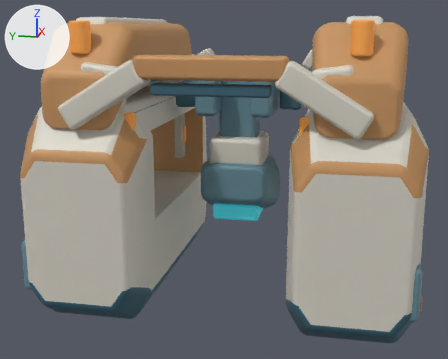
Before and after pictures for a commit that changed the Blender file space-battleship/art_sources/planet_facilities_v5/equipment.blend.
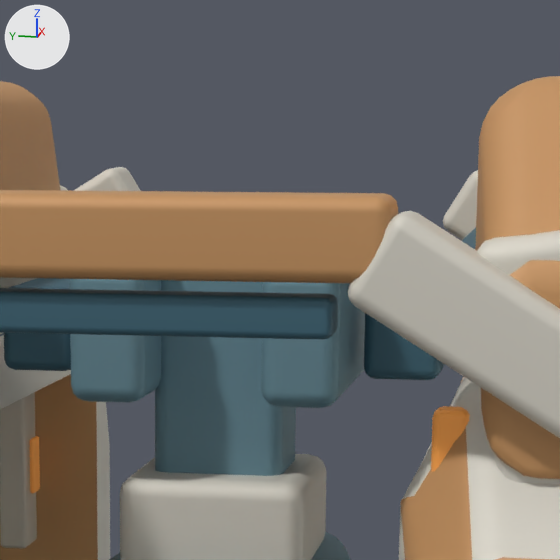
Each version is shown whole from a 50 mm camera at (-4.62, -0.8, 1.71) aimed at (-0.07, 0.11, 0.57), then close up on the part from 39% to 75% of the width and 0% to 45% of the height. The lights are fixed; the arrows at upper left show +X, +Y and +Z. The older version's two pictures come first.

Names of what the first close-up shows: 'End portal ivory shoulder left', 'Moving dark carriage track', 'Moving dark carriage track.001', 'Open bay orange head rail', 'Open bay orange head rail.001', 'Portal crown edge', 'Portal soffit', 'Ring-through workshop pressure shell', 'Ring-through workshop pressure shell.001', 'Tool ivory collar', 'Tool moving mast', 'Window jamb inner armor.003' and 10 more.
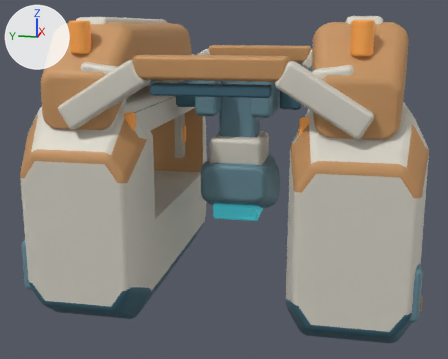
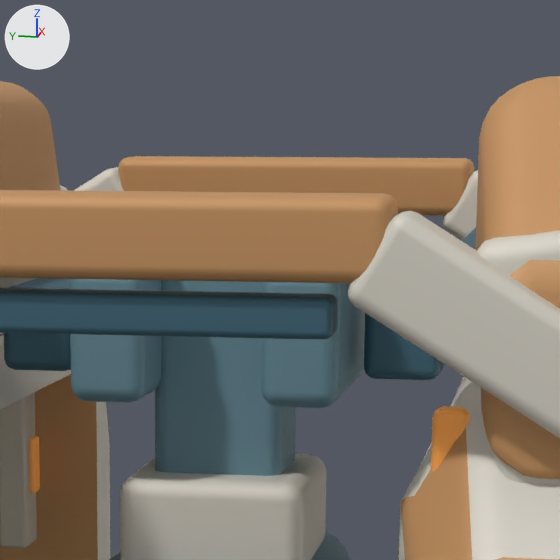
Pixel boxes (x1, y1, x2, y2) of what changed, in the close-ups (560 x 560 px):
'Portal crown edge.001', added (orange): after (118, 156, 475, 216)

The change, as a list of edits to the scene's bpy script:
```text
Add ob_portal_crown_edge_001:
    ob_portal_crown_edge_001 = bpy.data.objects.new('Portal crown edge.001', me_cube_054.copy())  # the mesh of ob_portal_crown_edge
    ob_portal_crown_edge_001.parent = ob_facility
    ob_portal_crown_edge_001.location = (1.02, 0.0, 1.48)
```
